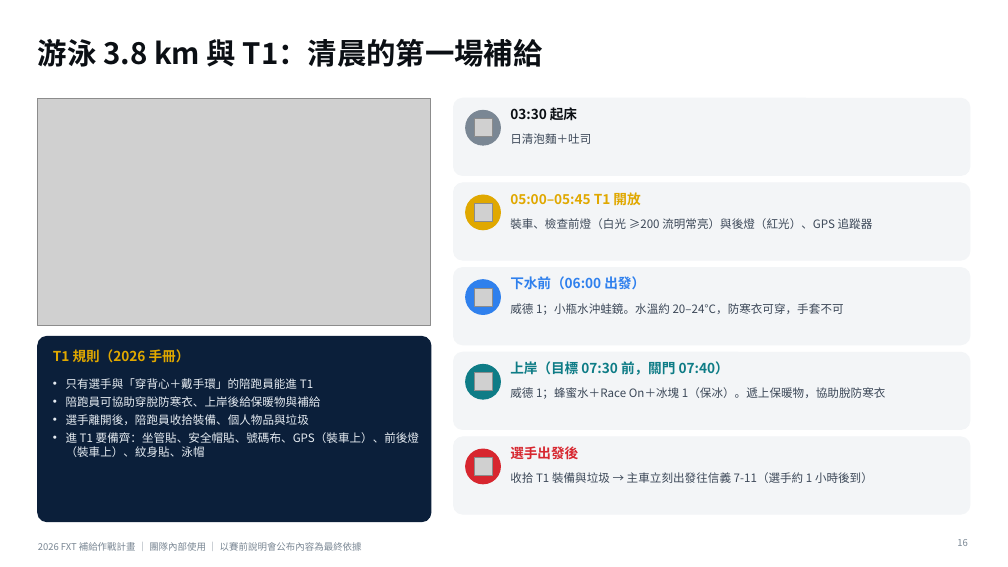
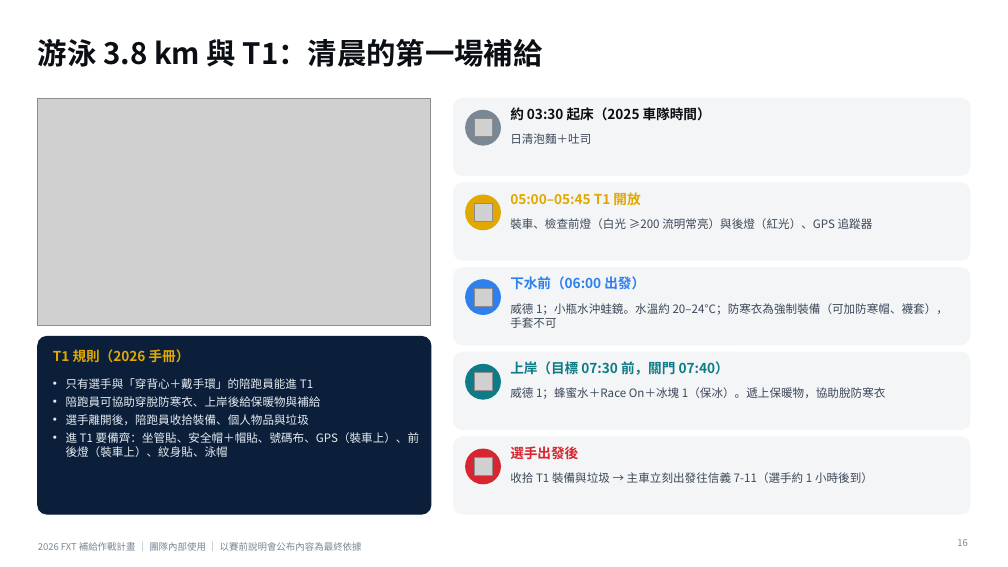
Before and after one commit to powermovebboy-sys/Race-site, a slide deck: slide 16 of deck/2026_FXT_補給作戰計畫.pptx. Drawn at 1008x567 pixels with LibreOffice and Linux fonts; fonts in the diff are those of the drawing; grey boxes stand for pictures. Boxes give left, top, right and bottom in pixels: in the first picture for what was removed or moved away, otherwise in the second. Text is boxed around its words. In the diff, an @@ line names an element or a change of style, - is before the commit and + after.

```diff
--- a/deck/2026_FXT_補給作戰計畫.pptx
+++ b/deck/2026_FXT_補給作戰計畫.pptx
@@ text at (510, 107, 711, 121): text changed @@
-03:30 起床
+約 03:30 起床（2025 車隊時間）
@@ text at (510, 303, 948, 328): text changed @@
-威德 1；小瓶水沖蛙鏡。水溫約 20–24°C，防寒衣可穿，手套不可
+威德 1；小瓶水沖蛙鏡。水溫約 20–24°C；防寒衣為強制裝備（可加防寒帽、襪套），手套不可
@@ rounded rectangle: place and size @@
-rounded rectangle at (38, 337, 431, 522)
+rounded rectangle at (38, 337, 431, 514)
@@ rounded rectangle at (38, 337, 431, 514): proportions changed @@
@@ text at (66, 432, 419, 457): text changed @@
-• 進 T1 要備齊：坐管貼、安全帽貼、號碼布、GPS（裝車上）、前後燈（裝車上）、紋身貼、泳帽
+• 進 T1 要備齊：坐管貼、安全帽＋帽貼、號碼布、GPS（裝車上）、前後燈（裝車上）、紋身貼、泳帽
```
Also in this commit, not shown: 23 other slides changed, 9 other files.
